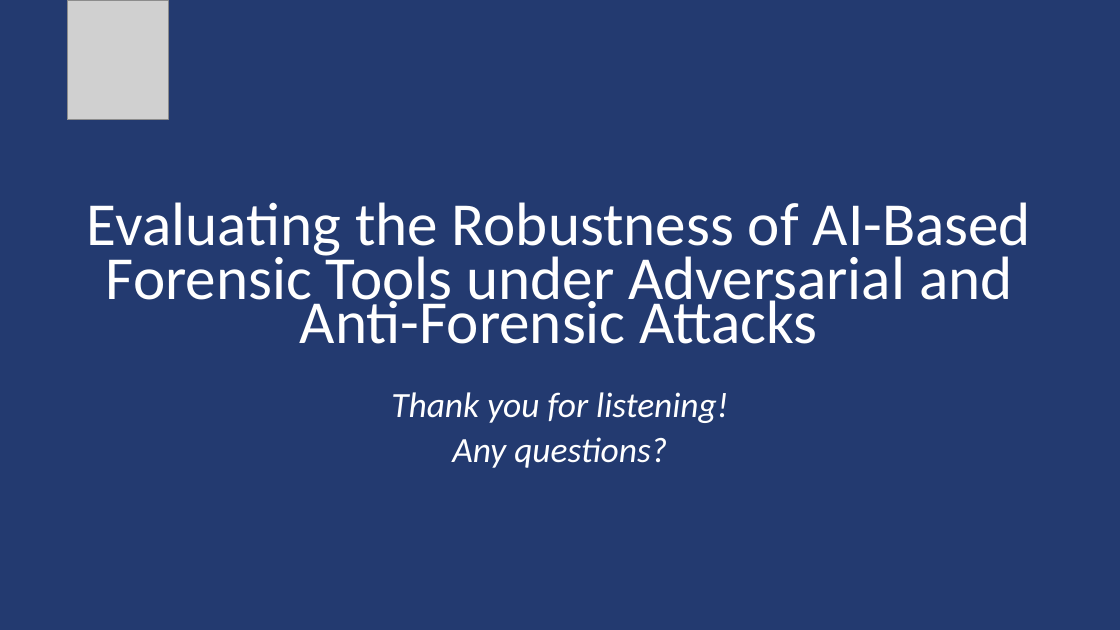
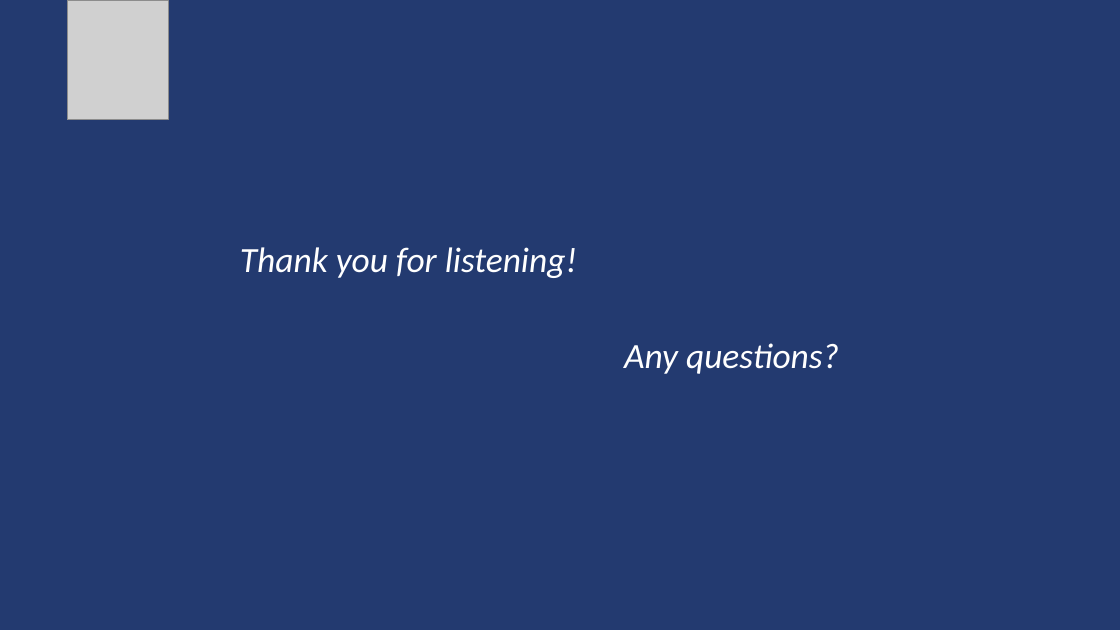
Before and after one commit to lmolinario/Molinario_Thesis_Defense_2026, a slide deck: slide 28 of Molinario_Thesis_Defense_2026.pptx (slide 22 before the commit). Drawn at 1120x630 pixels with LibreOffice and Linux fonts; fonts in the diff are those of the drawing; grey boxes stand for pictures. Boxes give left, top, right and bottom in pixels: in the first picture for what was removed or moved away, otherwise in the second. Text is boxed around its words. In the diff, an @@ line names an element or a change of style, - is before the commit and + after.

```diff
--- a/Molinario_Thesis_Defense_2026.pptx
+++ b/Molinario_Thesis_Defense_2026.pptx
@@ text removed at (87,202,1031,260) @@
-Evaluating the Robustness of AI-Based
@@ text "Thank you for listening!": place and size @@
-text "Thank you for listening!" at (391,392,728,423)
+text "Thank you for listening!" at (240,247,577,278)
@@ text removed at (106,248,1012,314) @@
-Forensic Tools under Adversarial and
@@ text removed at (300,293,818,344) @@
-Anti-Forensic Attacks
@@ text "Any questions?": place and size @@
-text "Any questions?" at (452,437,667,468)
+text "Any questions?" at (624,343,839,374)
```
Also in this commit, not shown: 6 other slides changed, 6 slides added.
